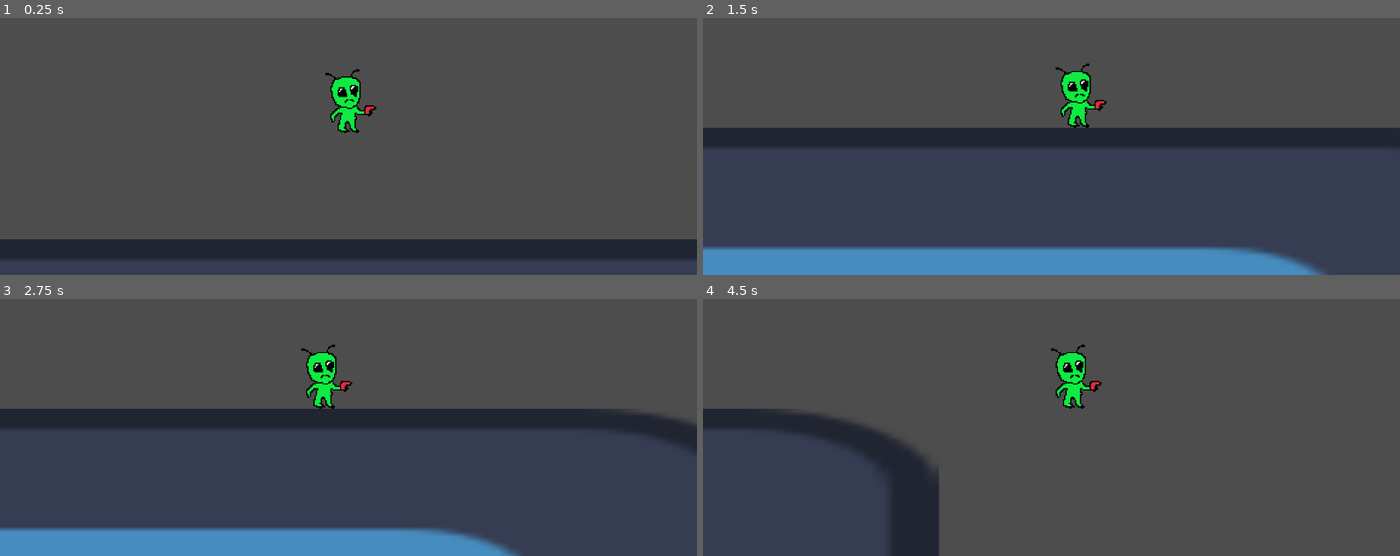
Above: before the commit, frames 1-4 (two rows, left to right).
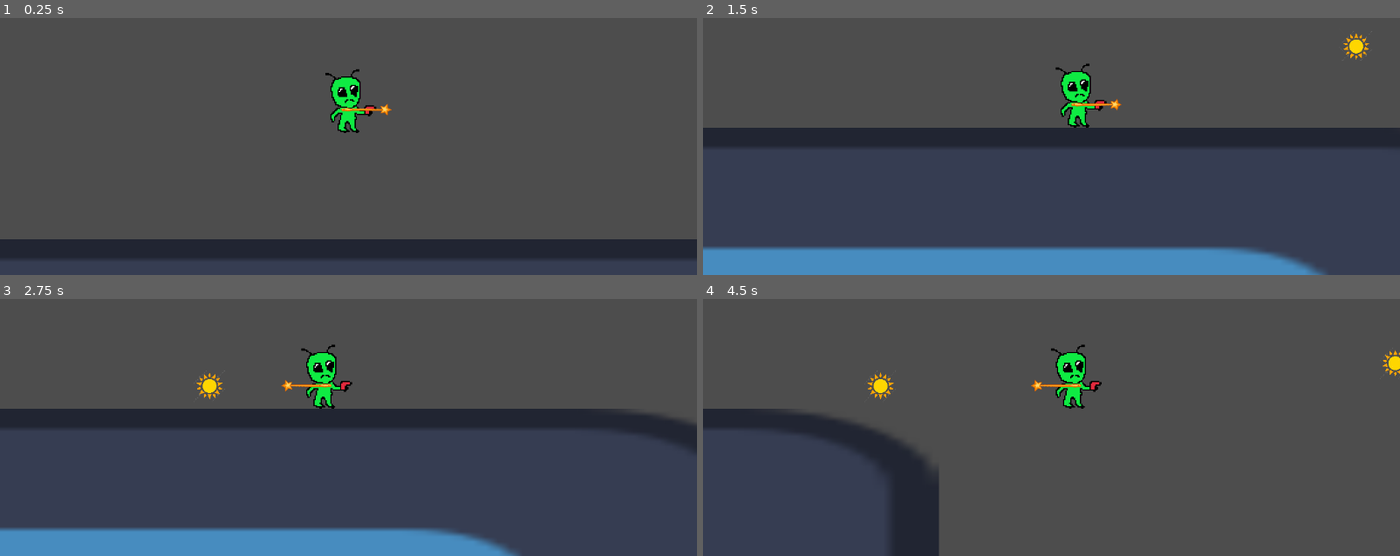
Above: after the commit, the same moments.

Repository: pikman34/Shooter
Game: Godot game, scene res://Scenes/MainGame.tscn
Two runs of this game, one before a commit and one after it. Both use one fixed random seed, a clock stepped at 60 frames per second and the inputs below. The project has no main scene, so this scene is started directly. The engine's default icon, where the game draws it, is replaced by a stand-in: a white triangle on a blue panel in a dark square.
Inputs:
- Up to frame 1 (0.25 s): no input
- Up to frame 2 (1.5 s): hold J (Shoot) 0.53-1.28 s; hold D (Right) from 0.53 s (still down); tap Space (Jump) at 0.77 s; tap Shift (Run) at 1.35 s
- Up to frame 3 (2.75 s): tap Space (Jump) at 1.52 s; tap J (Shoot) at 1.55 s; release D (Right) at 2.03 s; hold A (Left) from 2.03 s (still down); hold J (Shoot) from 2.03 s (still down)
- Up to frame 4 (4.5 s): release A (Left) at 2.78 s; release J (Shoot) at 2.78 s; hold D (Right) 2.78-4.28 s; tap J (Shoot) at 2.85, 3.8, 4.35 s; tap Space (Jump) at 3.02, 3.77 s; hold Shift (Run) 3.53-4.28 s; hold A (Left) from 4.28 s (still down)

The runs differ from the first frame. In frame 1, 0.1% of the frame differs, in the area x 48-57%, y 33-38%; in frame 2, 0.3%; in frame 3, 0.3%; in frame 4, 0.4%, in the area x 23-100%, y 20-39%.

Commit message:
fixed shooting code in its entirety

Diff:
--- a/regrowth/Scenes/bullet.tscn
+++ b/regrowth/Scenes/bullet.tscn
@@ -10,10 +10,11 @@
 script = ExtResource("1_v8qja")
 
 [node name="Sprite2D" type="Sprite2D" parent="."]
-scale = Vector2(0.01, 0.01)
+scale = Vector2(0.025, 0.025)
 texture = ExtResource("2_t4vbm")
 
 [node name="CollisionShape2D" type="CollisionShape2D" parent="."]
+scale = Vector2(0.025, 0.025)
 shape = SubResource("CircleShape2D_2b2rl")
 
 [connection signal="body_entered" from="." to="." method="_on_body_entered"]
--- a/regrowth/Scenes/player.tscn
+++ b/regrowth/Scenes/player.tscn
@@ -1,10 +1,11 @@
-[gd_scene load_steps=4 format=3 uid="uid://m7tpc4uyuwit"]
+[gd_scene load_steps=5 format=3 uid="uid://m7tpc4uyuwit"]
 
 [ext_resource type="Script" uid="uid://b60gucr2dsqre" path="res://Scripts/player.gd" id="1_cvnsp"]
 [ext_resource type="Texture2D" uid="uid://w13germ5x8ff" path="res://Assets/alienguywithguy.png" id="2_i3pqv"]
+[ext_resource type="PackedScene" uid="uid://c7asnd5h7kyq6" path="res://Scenes/wand.tscn" id="3_6t5aa"]
 
 [sub_resource type="RectangleShape2D" id="RectangleShape2D_hqtel"]
-size = Vector2(43, 54)
+size = Vector2(27, 47)
 
 [node name="Player" type="CharacterBody2D"]
 texture_filter = 1
@@ -14,5 +15,7 @@
 texture = ExtResource("2_i3pqv")
 
 [node name="CollisionShape2D" type="CollisionShape2D" parent="."]
-position = Vector2(1.5, -3)
+position = Vector2(-0.5, 0.5)
 shape = SubResource("RectangleShape2D_hqtel")
+
+[node name="Gun" parent="." instance=ExtResource("3_6t5aa")]
--- a/regrowth/Scenes/wand.tscn
+++ b/regrowth/Scenes/wand.tscn
@@ -7,12 +7,13 @@
 script = ExtResource("1_tqelj")
 
 [node name="Sprite2D" type="Sprite2D" parent="."]
+position = Vector2(15.359, 4.35898)
 rotation = 0.698132
-scale = Vector2(0.01, 0.01)
+scale = Vector2(0.1, 0.1)
 texture = ExtResource("2_5jft5")
 
 [node name="Marker2D" type="Marker2D" parent="."]
-position = Vector2(3, 0)
+position = Vector2(41, 5)
 
 [node name="shotSpeedTimer" type="Timer" parent="."]
 
--- a/regrowth/Scripts/player.gd
+++ b/regrowth/Scripts/player.gd
@@ -7,12 +7,17 @@
 @export_range(0, 1) var deceleration = 0.1
 @export var jump_force = -400.0
 @export_range(0, 1) var decelerate_on_jump_release = 0.5
+@onready var gun = $Gun
 
+var shootdir = Vector2.ZERO
 
-func _physics_process(delta: float) -> void:
+func _physics_process(delta):
 	# Add the gravity.
 	if not is_on_floor():
 		velocity += get_gravity() * delta
+
+	if Input.is_action_pressed("Shoot"):
+		gun.shoot()
 
 	# Handle jump.
 	if Input.is_action_just_pressed("Jump") and is_on_floor():
@@ -32,4 +37,12 @@
 		velocity.x = move_toward(velocity.x, direction * speed, speed * accelertation)
 	else:
 		velocity.x = move_toward(velocity.x, 0, walk_speed * deceleration)
+
+	shootdir.x = Input.get_axis("Left", "Right")
+	shootdir.y = Input.get_axis("Up", "Down")
+
+	if shootdir != Vector2.ZERO:
+		gun.setup_direction(shootdir)
+
+
 	move_and_slide()
--- a/regrowth/bullet.gd
+++ b/regrowth/bullet.gd
@@ -1,21 +1,21 @@
 extends Area2D
 
-@export var speed = 200
+@export var speed = 750
 @export var damage = 15
 
-var direction:Vector2
+var shootdir:Vector2
 
 func _ready():
 	await get_tree().create_timer(3).timeout
 	queue_free()
 
 func set_direction(bulletDirection):
-	direction = bulletDirection
-	rotation_degrees = rad_to_deg(global_position.angle_to_point(global_position+direction))
+	shootdir = bulletDirection
+	rotation_degrees = rad_to_deg(global_position.angle_to_point(global_position*shootdir))
 
 
 func _physics_process(delta):
-	global_position += direction * speed * delta
+	global_position += shootdir * speed * delta
 
 
 func _on_body_entered(body):
--- a/regrowth/wand.gd
+++ b/regrowth/wand.gd
@@ -9,7 +9,7 @@
 var bulletDirection = Vector2(1,0)
 
 func _ready():
-	shoot_speed_timer.wait_time = 1.0 / shotSpeed
+	shoot_speed_timer.wait_time = 0.5 / shotSpeed
 
 func shoot():
 	if canShoot:
@@ -25,18 +25,18 @@
 func _on_shot_speed_timer_timeout() -> void:
 	canShoot = true
 
-func setup_direction(direction):
-	bulletDirection = direction
+func setup_direction(shootdir):
+	bulletDirection = shootdir
 
-	if direction.x > 0:
+	if shootdir.x > 0:
 		scale.x = 1
 		rotation_degrees = 0
-	elif direction.x < 0:
+	elif shootdir.x < 0:
 		scale.x = -1
 		rotation_degrees = 0
-	elif direction.y < 0:
+	elif shootdir.y < 0:
 		scale.x = 1
 		rotation_degrees = -90
-	elif direction.y > 0:
+	elif shootdir.y > 0:
 		scale.x = 1
 		rotation_degrees = 90
Not shown, added: regrowth/Scenes/MainGame.tscn1816470101.tmp
Not shown, added: regrowth/Scenes/MainGame.tscn1826532984.tmp
